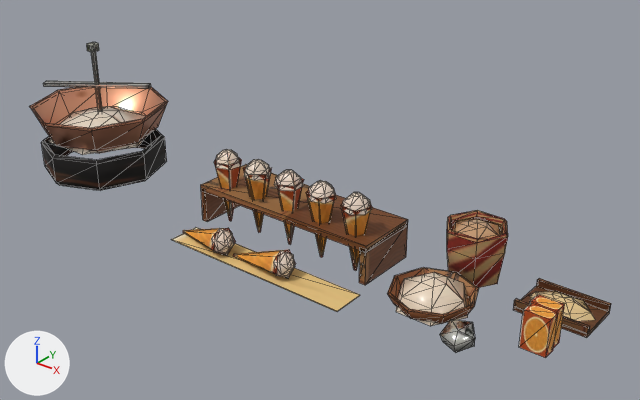
The glTF model site/public/models/prop_deco_mandeln.lite.glb, before and after one commit.
One viewpoint serves both versions: a 50 mm camera at (1.652, -1.766, 1.254) aimed at (0.192, 0.06, 0.122). Arrows for +X, +Y and +Z are at lower left; the lights stay in place. The picture after the commit comes second. Mesh edges are drawn as thin lines. Where no turn or scale is listed for an object, it has been applied to the vertices. Vertices at exactly the same position are counted once.

The scene before the commit, as lines of its bpy script (objects in view):
```python
me_prop_deco_mandeln_static = bpy.data.meshes.new('prop_deco_mandeln_static')
me_prop_deco_mandeln_static.from_pydata(...)  # 653 vertices, 1008 faces; spans x -0.99..0.99, y -0.23..0.23, z -0.22..0.22
# faces by material slot: [678, 330]
me_prop_deco_mandeln_static.materials.append(mat_vendor_atlas)
me_prop_deco_mandeln_static.materials.append(mat_vendor_glaze)
ob_prop_deco_mandeln_static = bpy.data.objects.new('prop_deco_mandeln_static', me_prop_deco_mandeln_static)
ob_prop_deco_mandeln_static.location = (0.039, -0.002, 0.22)
```
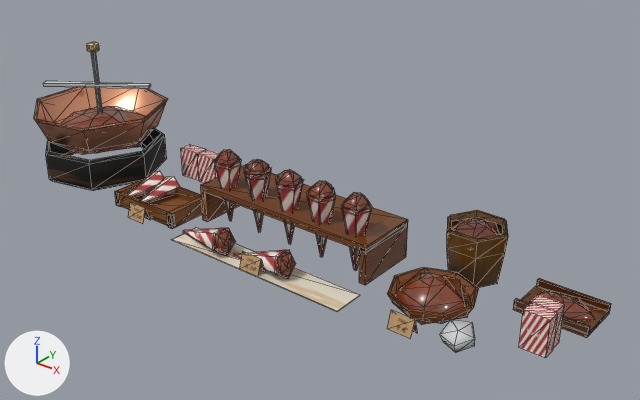
Where the newer file only moved an object's origin or applied its transform, the numbers keep the older frame.

Location of each change, (x1, y1, x2, y2) in pixels of the pictures (640 x 400 px; the box of a moved part takes in the faces that stretch with it):
'prop_deco_mandeln_static', reshaped: before (29, 42, 611, 358); after (34, 42, 611, 358)
part 1 of me_prop_deco_mandeln_static, added (brown): after (181, 144, 206, 180)
part 2 of me_prop_deco_mandeln_static, added (brown): after (197, 150, 219, 183)
part 3 of me_prop_deco_mandeln_static, added (brown): after (115, 193, 175, 227)
part 4 of me_prop_deco_mandeln_static, added: after (115, 179, 144, 207)
part 5 of me_prop_deco_mandeln_static, added (mostly hidden): after (173, 187, 201, 202)
part 6 of me_prop_deco_mandeln_static, added (brown): after (167, 197, 202, 229)
part 7 of me_prop_deco_mandeln_static, added: after (124, 194, 189, 226)
part 8 of me_prop_deco_mandeln_static, moved or reshaped: before (29, 87, 595, 326); after (34, 87, 595, 339)
part 9 of me_prop_deco_mandeln_static, surface changed: (43, 42, 611, 358) in both

Edits to the bpy script that builds the scene:
```text
Change me_prop_deco_mandeln_static:
    used by ob_prop_deco_mandeln_static; location = (0.039, -0.002, 0.22)
    remove me_prop_deco_mandeln_static.from_pydata(...)  # 653 vertices, 1008 faces; spans x -0.99..0.99, y -0.23..0.23, z -0.22..0.22
    add me_prop_deco_mandeln_static.from_pydata(...)  # 714 vertices, 1060 faces; spans x -0.97..0.99, y -0.23..0.23, z -0.22..0.22
    me_prop_deco_mandeln_static part 1: the loose piece of 8 vertices spanning x -0.18..0.44, y -0.23..-0.13, z -0.22 is copied, and the copy is scaled about its middle by (0.121, 0.449, 51.6), then moved by (-0.59, 0.32, 0.05); it spans x -0.5..-0.42, y 0.12..0.17, z -0.22..-0.12
    me_prop_deco_mandeln_static part 2: the loose piece of 8 vertices spanning x -0.18..0.44, y -0.23..-0.13, z -0.22 is copied, and the copy is scaled about its middle by (0.121, 0.448, 51.6), then moved by (-0.51, 0.32, 0.05); it spans x -0.42..-0.34, y 0.12..0.17, z -0.22..-0.12
    me_prop_deco_mandeln_static part 3: a new loose piece, a box spanning x -0.489..-0.229, y -0.178..-0.166, z -0.215..-0.175, in mat_vendor_atlas
    me_prop_deco_mandeln_static part 4: a new loose piece, a box spanning x -0.489..-0.471, y -0.178..-0.018, z -0.22..-0.17, in mat_vendor_atlas
    me_prop_deco_mandeln_static part 5: a new loose piece, a box spanning x -0.489..-0.229, y -0.03..-0.018, z -0.215..-0.175, in mat_vendor_atlas
    me_prop_deco_mandeln_static part 6: a new loose piece, a box spanning x -0.247..-0.229, y -0.178..-0.018, z -0.22..-0.17, in mat_vendor_atlas
    me_prop_deco_mandeln_static part 7: a new loose piece, a box spanning x -0.479..-0.239, y -0.173..-0.023, z -0.22..-0.208, in mat_vendor_atlas
    me_prop_deco_mandeln_static part 8
    57 vertices are removed from x -0.99..0.86, y -0.22..0.16, z -0.22..0.01
    190 faces are deleted
    11 vertices in x -0.67..0.91, y -0.14..0.18, z -0.22..0.0 move by (-0.01, -0.01, 0.0)
    9 vertices in x -0.76..0.94, y -0.11..0.21, z -0.21..-0.07 move by (-0.02, 0.01, 0.0)
    8 vertices in x -0.63..0.85, y -0.16..0.17, z -0.21..0.0 move by (-0.02, -0.01, 0.0)
    8 vertices in x -0.68..0.91, y -0.09..0.15, z -0.18..-0.03 move by (-0.01, 0.0, 0.0)
    7 vertices in x -0.68..0.66, y -0.09..0.22, z -0.14..0.01 move by (-0.01, 0.01, 0.0)
    6 vertices in x -0.76..0.94, y -0.06..0.11, z -0.21..0.0 move by (-0.02, 0.0, 0.0)
    95 vertices move from x -0.92..0.85, y -0.23..0.23, z -0.22..0.01 to x -0.97..0.82, y -0.23..0.23, z -0.22..0.01
    45 vertices are added at x -0.96..0.59, y -0.23..0.1, z -0.22..0.01
    9 new vertices lie (0.07, 0.0, 0.0) away from vertices in x -0.39..0.59, y -0.23..-0.18, z -0.22..-0.17
    80 new faces join them, mat_vendor_atlas
    72 new faces join them, mat_vendor_glaze
    me_prop_deco_mandeln_static part 9: 708 kept faces spanning x -0.94..0.99, y -0.23..0.23, z -0.22..0.22 get new texture (UV) coordinates
    other edits to the shape of me_prop_deco_mandeln_static do not show in these pictures
```
